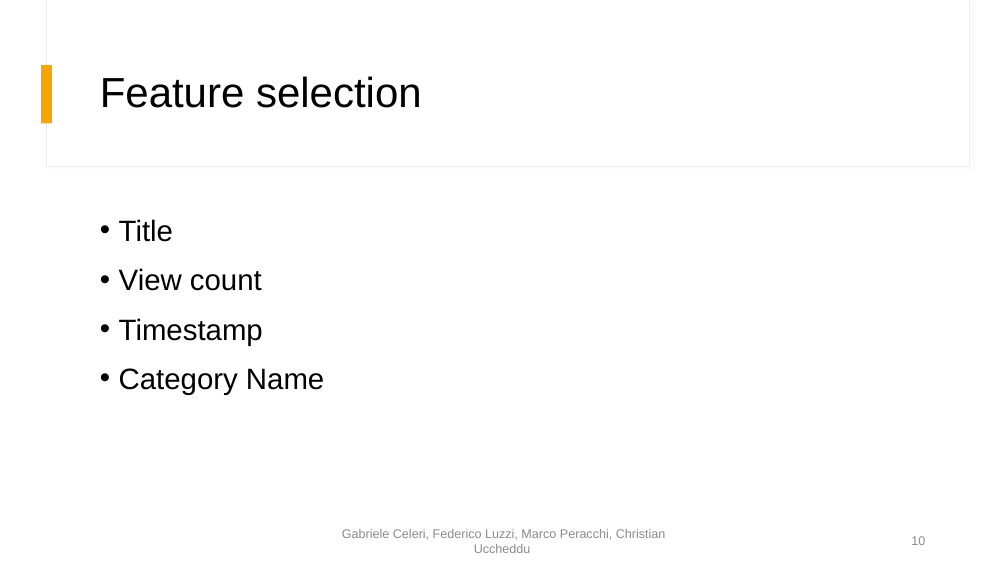
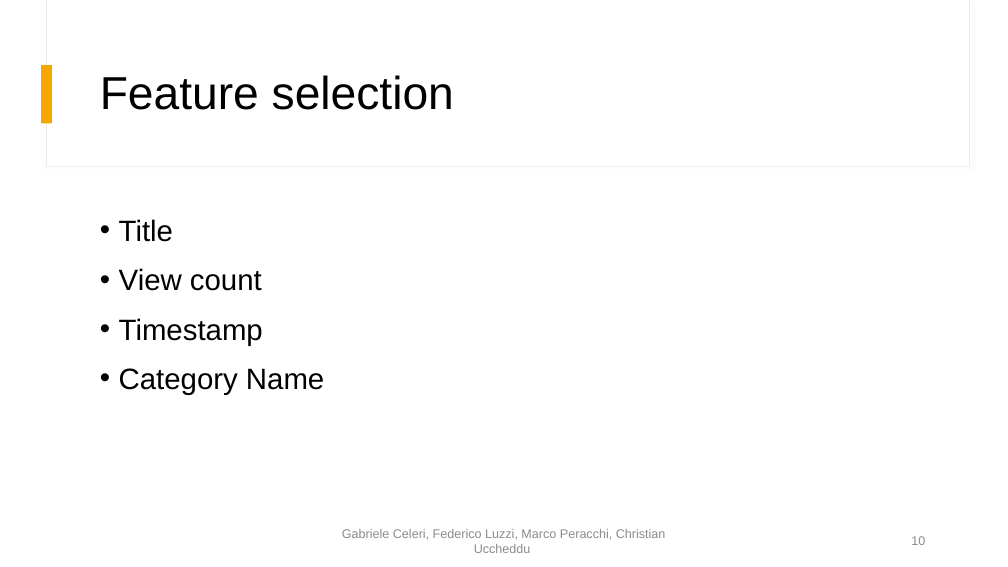
Before and after one commit to fedelux3/Youtube_trending_analysis, a slide deck: slide 10 of presentazione/presentazione.pptx. Drawn at 1008x567 pixels with LibreOffice and Linux fonts; fonts in the diff are those of the drawing. Boxes give left, top, right and bottom in pixels: in the first picture for what was removed or moved away, otherwise in the second. Text is boxed around its words. In the diff, an @@ line names an element or a change of style, - is before the commit and + after.

```diff
--- a/presentazione/presentazione.pptx
+++ b/presentazione/presentazione.pptx
@@ title "Feature selection" at bbox=[100, 75, 454, 110]: size 40 to 44 pt @@
```
Also in this commit, not shown: 10 other slides changed.
